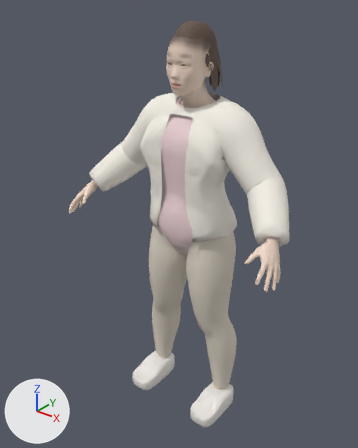
One commit to the glTF model assets/people/lover.glb: the scene before it, then after it.
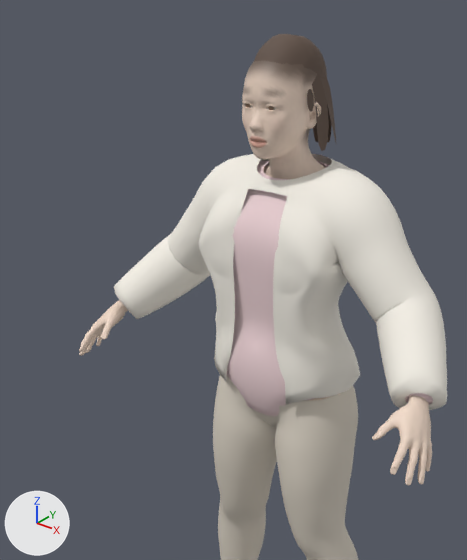
Each version is shown whole from a 50 mm lens placed at (1.003, -1.364, 1.597), pointed at (-0.031, -0.072, 0.797), then close up on the part from 6% to 84% of the width and 0% to 75% of the height. The axes (+X, +Y, +Z) are drawn at lower left. The lights are the same throughout. The last two pictures show the newer version. Vertices at exactly the same position are counted once.

The scene before the commit, as lines of its bpy script (objects in view):
```python
ob_bob = bpy.data.objects.new('Bob', me_bob)
ob_bob.location = (0.0, 0.0, 0.0)
ob_body = bpy.data.objects.new('Body', me_body)
ob_body.location = (0.0, 0.0, 0.0)
ob_hair = bpy.data.objects.new('Hair', me_hair)
ob_hair.location = (0.0, 0.0, 0.0)
ob_outer = bpy.data.objects.new('Outer', me_outer)
ob_outer.location = (0.0, 0.0, 0.0)
ob_pants = bpy.data.objects.new('Pants', me_pants)
ob_pants.location = (0.0, 0.0, 0.0)
ob_top = bpy.data.objects.new('Top', me_top)
ob_top.location = (0.0, 0.0, 0.0)
```
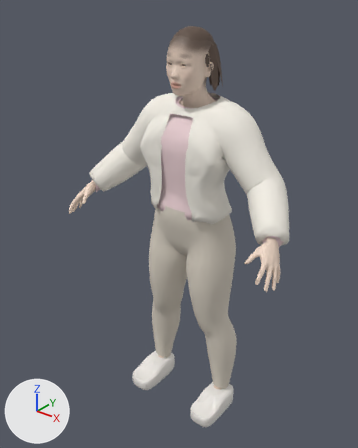
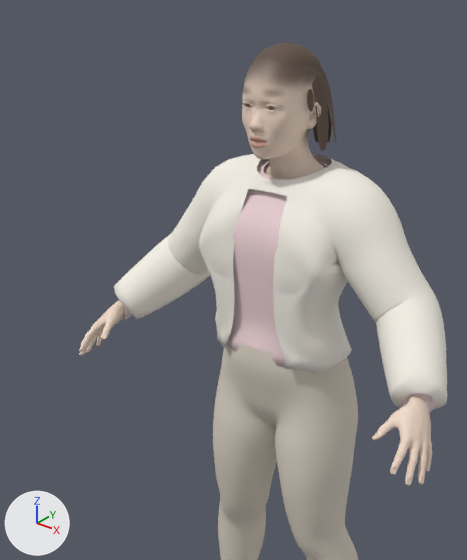
Location of each change, [x1, y1, x2, y2] in pixels of the close-ups (467 x 560 px; the box of a moved part takes in the faces that stretch with it):
'Outer', reshaped
    before: [114, 153, 447, 410]
    after: [114, 153, 447, 409]
'Pants', reshaped
    before: [213, 375, 358, 560]
    after: [213, 343, 358, 560]
'Top', reshaped
    before: [227, 161, 433, 416]
    after: [124, 161, 438, 413]
'Hair', reshaped
    before: [254, 34, 327, 78]
    after: [251, 43, 322, 74]
part 1 of me_body, recoloured
    both: [244, 63, 306, 94]
part 3 of me_outer, cut back
    before: [214, 286, 360, 404]
    after: [215, 286, 352, 374]
part 4 of me_pants, cut back
    before: [218, 375, 358, 425]
    after: [218, 343, 358, 425]
part 5 of me_top, cut back
    before: [227, 324, 314, 416]
    after: [227, 324, 285, 367]
part 6 of me_top, moved or reshaped (not visible before)
    after: [124, 306, 132, 320]
part 7 of me_top, moved or reshaped (mostly hidden)
    before: [405, 396, 433, 405]
    after: [401, 396, 438, 413]

Diff of the bpy script that builds the scene:
```diff
--- a/assets/people/lover.glb.py
+++ b/assets/people/lover.glb.py
@@ me_body @@
-me_body.from_pydata(...)  # 8878 vertices, 17362 faces; spans x -0.452..0.452, y -0.271..0.083, z 0.064..1.471
+me_body.from_pydata(...)  # 8840 vertices, 17294 faces; spans x -0.452..0.452, y -0.271..0.068, z 0.064..1.471
+# me_body part 1: 343 kept faces spanning x -0.066..0.063, y -0.13..0.053, z 0.825..1.459 get new vertex colours; the middle colour goes from beige #e7d0bf to beige #d5c0b0
+# edits to the shape of me_body do not show in these pictures
 me_body.materials.append(mat_skin)
@@ me_hair @@
-me_hair.from_pydata(...)  # 238 vertices, 412 faces; spans x -0.06..0.06, y -0.107..0.053, z 1.319..1.494
+me_hair.from_pydata(...)  # 250 vertices, 432 faces; spans x -0.06..0.06, y -0.108..0.045, z 1.319..1.478
+# me_hair part 2: 227 vertices removed from x -0.06..0.06, y -0.107..0.053, z 1.319..1.494; 239 vertices added at x -0.06..0.06, y -0.108..0.045, z 1.319..1.478
 me_hair.materials.append(mat_hair)
@@ me_outer @@
-me_outer.from_pydata(...)  # 2394 vertices, 4572 faces; spans x -0.434..0.434, y -0.176..0.113, z 0.7..1.262
+me_outer.from_pydata(...)  # 2262 vertices, 4324 faces; spans x -0.434..0.434, y -0.176..0.091, z 0.84..1.262
+# me_outer part 3
+# 171 vertices are removed from x -0.166..0.166, y -0.143..0.113, z 0.7..0.869
+# 328 faces are deleted
+# 8 vertices in x -0.147..0.147, y -0.087..0.064, z 0.873..0.905 move by (0.0, 0.0, -0.001)
+# 5 vertices in x -0.037..0.037, y 0.071..0.073, z 0.855..0.86 move by (0.0, 0.0, -0.002)
+# 4 vertices in x -0.047..0.047, y 0.061..0.062, z 0.875 move by (0.0, 0.001, -0.002)
+# 3 vertices in x -0.159..-0.148, y -0.066..-0.018, z 0.871..0.895 move by (0.002, -0.001, -0.001)
+# 3 vertices in x 0.148..0.159, y -0.066..-0.018, z 0.871..0.895 move by (-0.002, -0.001, -0.001)
+# 64 vertices move from x -0.16..0.16, y -0.142..0.073, z 0.844..1.001 to x -0.159..0.159, y -0.141..0.073, z 0.844..1.002
+# 39 vertices are added at x -0.125..0.125, y -0.131..0.074, z 0.84..0.889
+# 80 new faces join them
 me_outer.materials.append(mat_outer)
@@ me_pants @@
-me_pants.from_pydata(...)  # 1317 vertices, 2542 faces; spans x -0.204..0.204, y -0.136..0.095, z 0.086..0.791
+me_pants.from_pydata(...)  # 1502 vertices, 2910 faces; spans x -0.204..0.204, y -0.143..0.096, z 0.086..0.898
+# me_pants part 4: 27 vertices moved from x -0.165..0.165, y -0.127..0.095, z 0.755..0.771 to x -0.166..0.166, y -0.126..0.096, z 0.755..0.77; 49 vertices removed from x -0.146..0.146, y -0.129..0.084, z 0.761..0.791; 234 vertices added at x -0.16..0.16, y -0.143..0.09, z 0.761..0.898
 me_pants.materials.append(mat_pants)
@@ me_top @@
-me_top.from_pydata(...)  # 2543 vertices, 4924 faces; spans x -0.421..0.421, y -0.166..0.098, z 0.709..1.253
+me_top.from_pydata(...)  # 2378 vertices, 4612 faces; spans x -0.421..0.421, y -0.166..0.077, z 0.847..1.253
+# me_top part 5: 112 vertices moved from x -0.147..0.147, y -0.144..0.061, z 0.849..0.909 to x -0.146..0.146, y -0.142..0.06, z 0.847..0.91; 209 vertices removed from x -0.153..0.153, y -0.145..0.098, z 0.709..0.849; 44 vertices added at x -0.102..0.102, y -0.12..0.056, z 0.859
+# me_top part 6: 14 vertices moved from x -0.403..-0.38, y -0.155..-0.141, z 0.889..0.901 to x -0.403..-0.38, y -0.155..-0.141, z 0.859; 1 vertex removed from x -0.403, y -0.145, z 0.902; 1 vertex added at x -0.403, y -0.145, z 0.859
+# me_top part 7: 14 vertices moved from x 0.38..0.403, y -0.155..-0.141, z 0.889..0.901 to x 0.38..0.403, y -0.155..-0.141, z 0.859; 1 vertex removed from x 0.403, y -0.145, z 0.902; 1 vertex added at x 0.403, y -0.145, z 0.859
 me_top.materials.append(mat_top)
```
